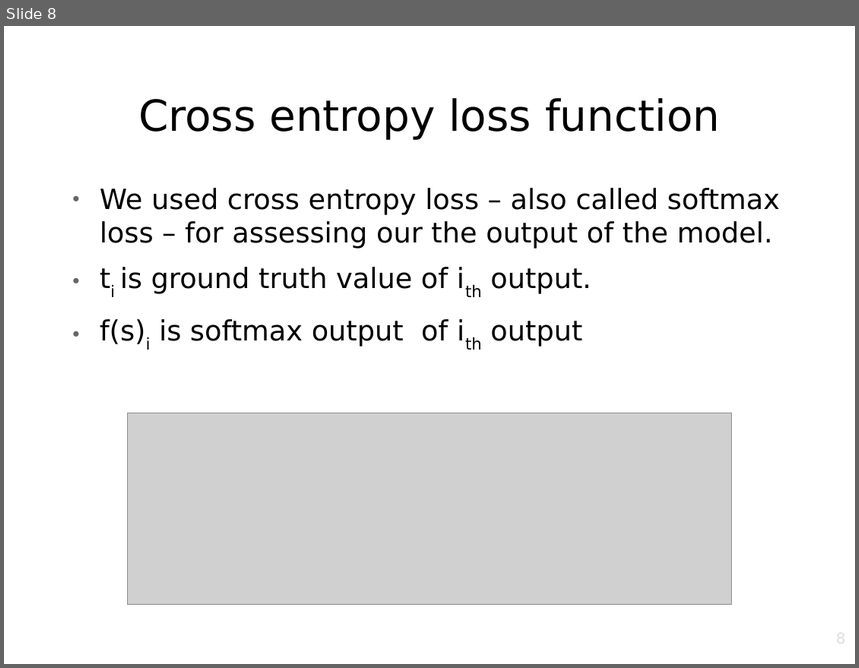
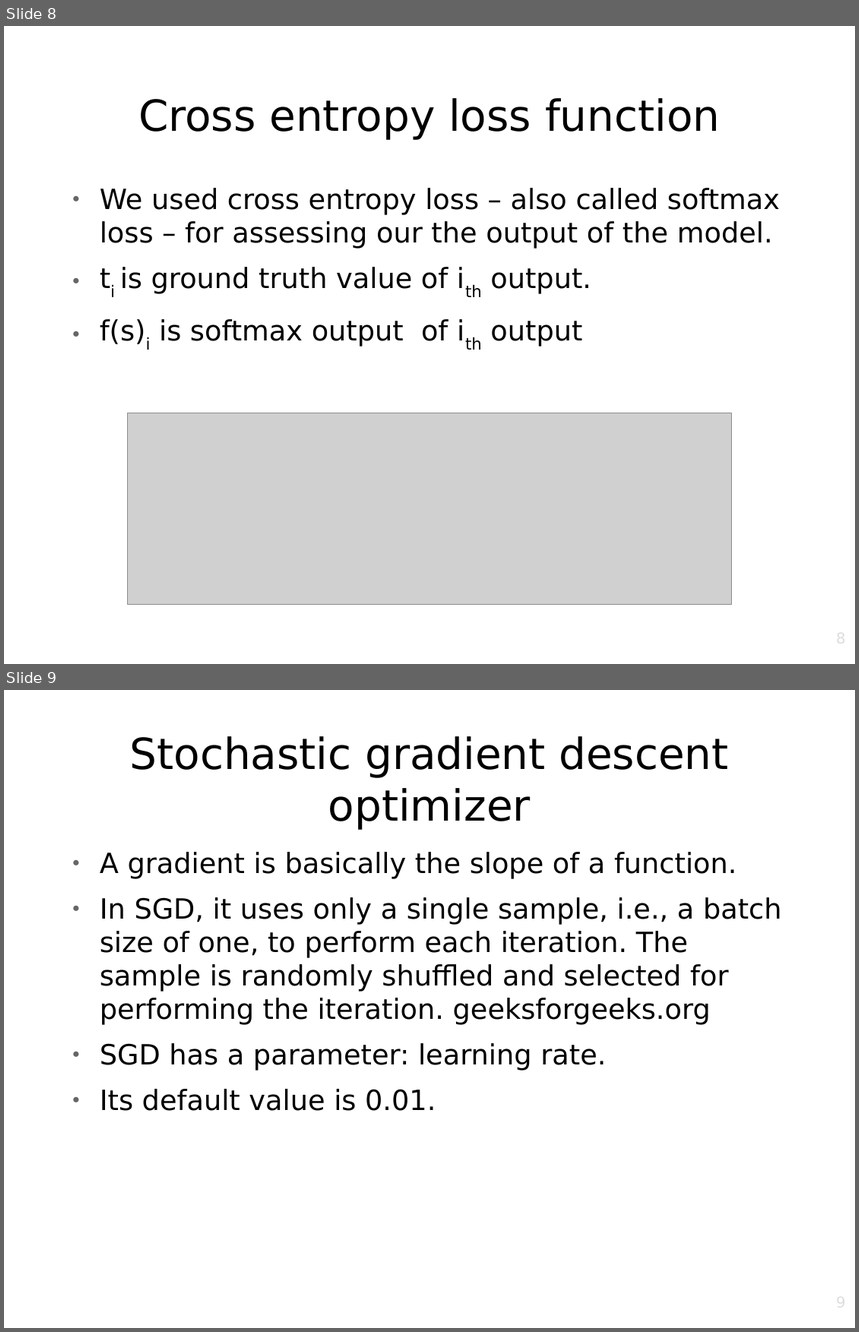
Before and after one commit to srknzl/cmpe462-project, a slide deck: Presentation.odp. Shown one above the other, each under a label of ours: slide 8 before the commit, slides 8 and 9 after it. The pictures are 859x668 and 859x1332 pixels, drawn with LibreOffice and Linux fonts; fonts in the diff are those of the drawing; grey boxes stand for pictures; background and template pictures are left out. Boxes give left, top, right and bottom in pixels: in the first picture for what was removed or moved away, otherwise in the second. Text is boxed around its words. In the diff, an @@ line names an element or a change of style, - is before the commit and + after.

```diff
--- a/Presentation.odp
+++ b/Presentation.odp
@@ slide 9 added at (4, 690, 855, 1328), background picture (left out) @@
@@ title added at (130, 736, 729, 830), 40 pt, text #000000 @@
+Stochastic gradient descent optimizer
@@ text added at (100, 852, 782, 1111), 26 pt, text #000000 @@
+● A gradient is basically the slope of a function.
+● In SGD, it uses only a single sample, i.e., a batch size of one, to perform each iteration. The sample is randomly shuffled and selected for performing the iteration. geeksforgeeks.org
+● SGD has a parameter: learning rate.
+● Its default value is 0.01.
@@ page number added at (648, 1294, 847, 1328), 14 pt, text #DDDDDD @@
+9
```
Also in this commit, not shown: 3 other slides added, 1 slide removed, 3 other files.
